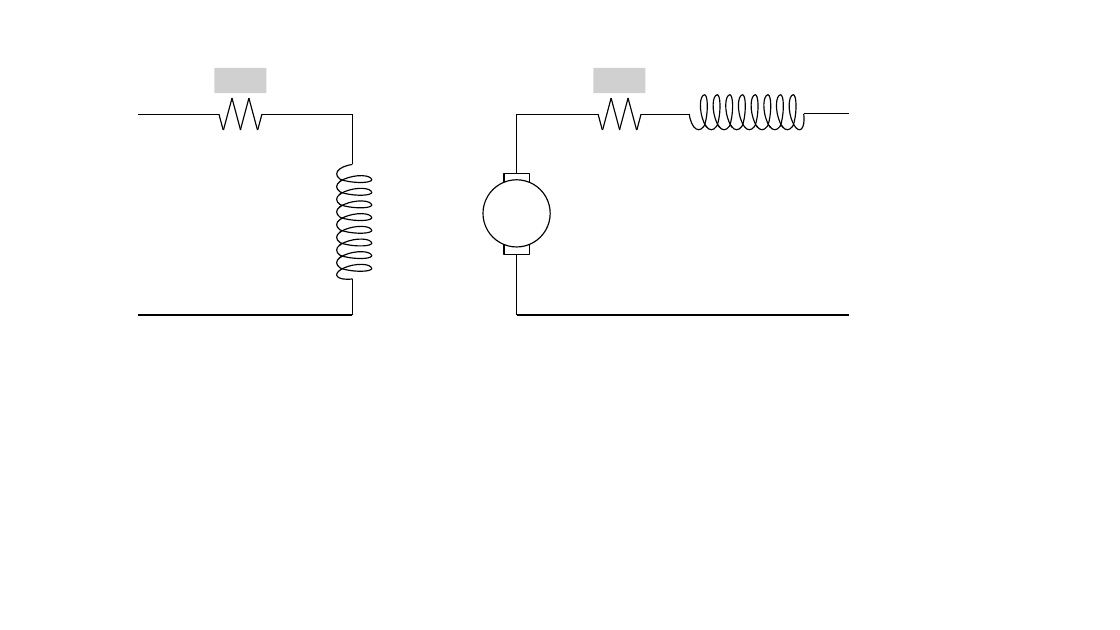
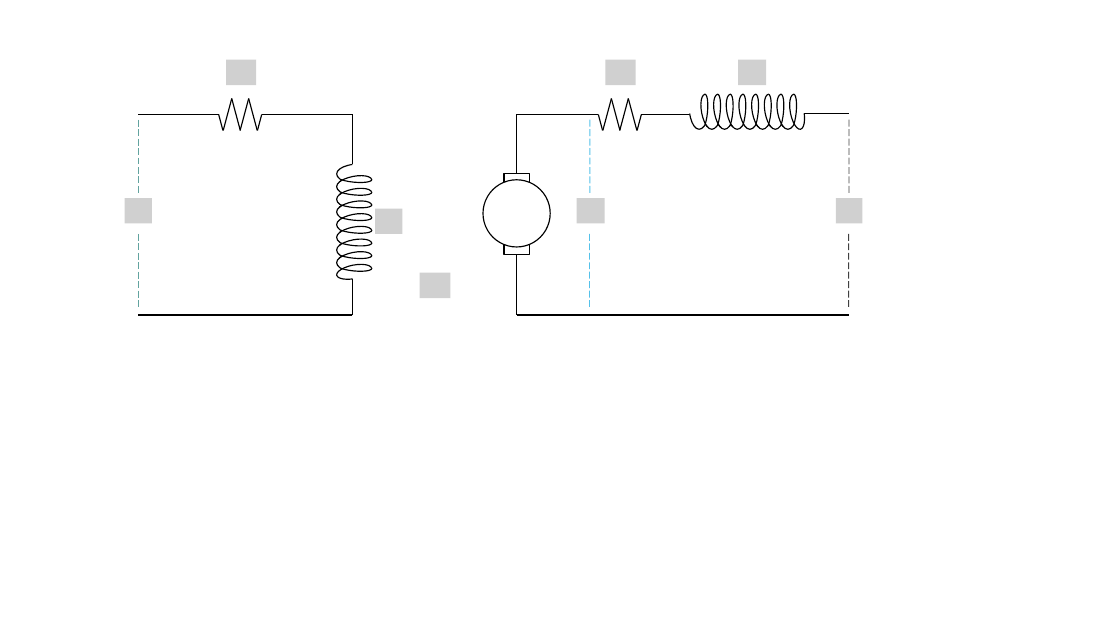
Before and after one commit to EngAhmedWaleed/Lectures-Collection, a slide deck: slide 3 of images/lec2/Source/From Magnetics (AW).pptx. Drawn at 1120x630 pixels with LibreOffice and Linux fonts; fonts in the diff are those of the drawing; grey boxes stand for pictures. Boxes give left, top, right and bottom in pixels: in the first picture for what was removed or moved away, otherwise in the second. Text is boxed around its words. In the diff, an @@ line names an element or a change of style, - is before the commit and + after.

```diff
--- a/images/lec2/Source/From Magnetics (AW).pptx
+++ b/images/lec2/Source/From Magnetics (AW).pptx
@@ picture removed at box(214, 68, 266, 93) @@
@@ picture added at box(226, 60, 256, 85) @@
@@ picture removed at box(594, 68, 646, 93) @@
@@ picture added at box(606, 60, 636, 85) @@
@@ picture added at box(739, 60, 766, 85) @@
@@ line added from (139, 120) to (139, 196), #62A39F 0.75 pt dashed @@
@@ line added from (590, 120) to (590, 196), #1CADE4 0.75 pt dashed @@
@@ line added from (849, 120) to (849, 196), #000000 0.75 pt dashed @@
@@ picture added at box(124, 198, 151, 223) @@
@@ picture added at box(375, 208, 402, 234) @@
@@ picture added at box(577, 198, 605, 223) @@
@@ picture added at box(836, 198, 862, 223) @@
@@ line added from (139, 234) to (139, 309), #62A39F 0.75 pt dashed @@
@@ line added from (590, 234) to (590, 309), #1CADE4 0.75 pt dashed @@
@@ line added from (849, 234) to (849, 309), #000000 0.75 pt dashed @@
@@ picture added at box(420, 273, 451, 298) @@
```
Also in this commit, not shown: 1 slide added, 1 slide removed, 7 other files.
